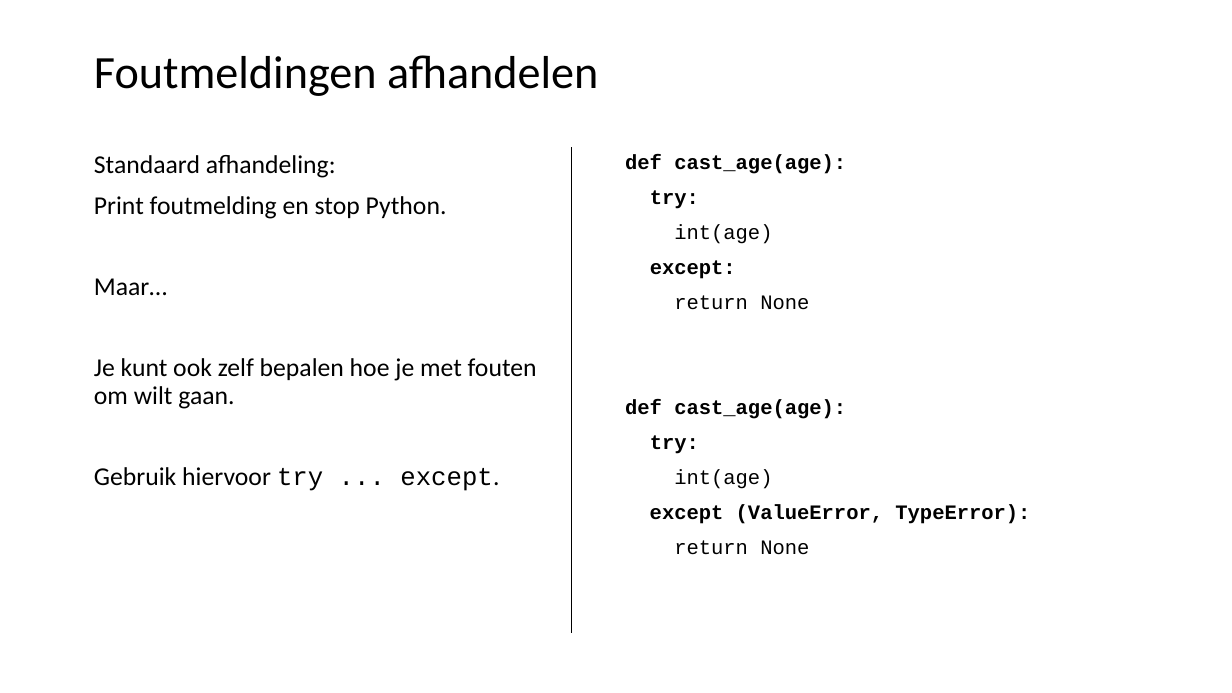
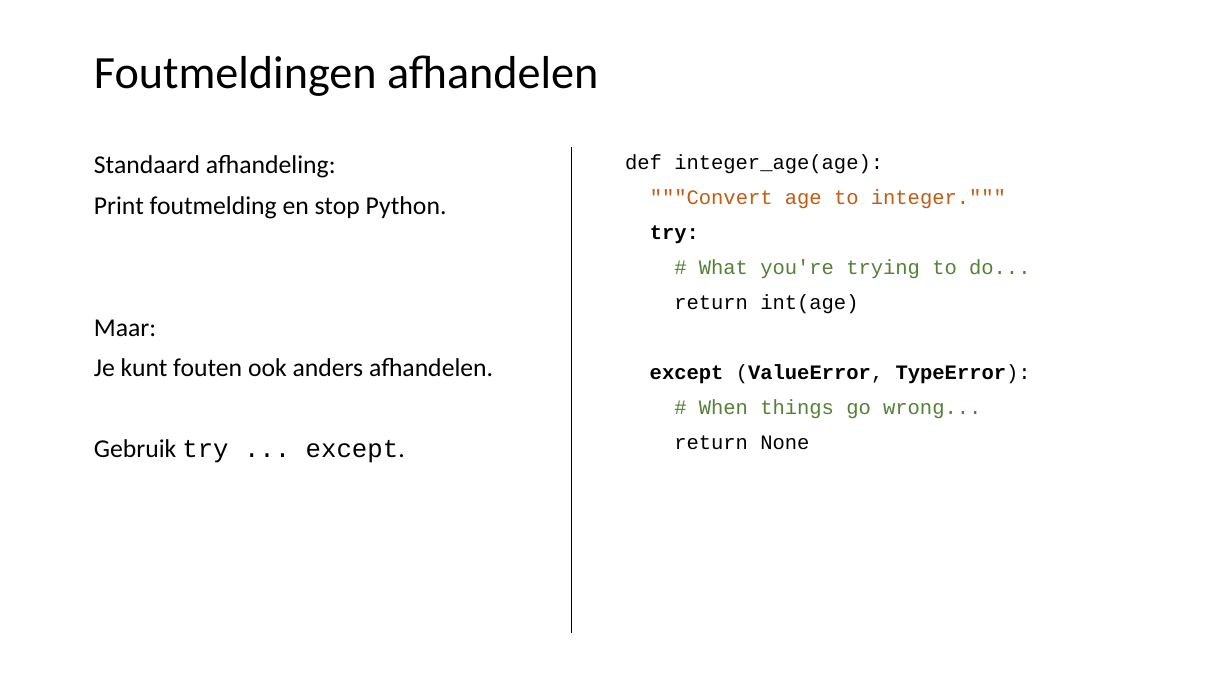
Before and after one commit to LFKoning/knowledge-sharing, a slide deck: slide 41 of python_course/2_production_code/python_cursus_2.pptx. Drawn at 1232x693 pixels with LibreOffice and Linux fonts; fonts in the diff are those of the drawing. Boxes give left, top, right and bottom in pixels: in the first picture for what was removed or moved away, otherwise in the second. Text is boxed around its words. In the diff, an @@ line names an element or a change of style, - is before the commit and + after.

```diff
--- a/python_course/2_production_code/python_cursus_2.pptx
+++ b/python_course/2_production_code/python_cursus_2.pptx
@@ text at box(625, 154, 1006, 209): text changed; text colour #000000 to #C55A11; bold off @@
-def cast_age(age):
+def integer_age(age):
+"""Convert age to integer."""
@@ text at box(650, 259, 1031, 419): text changed; text colour #000000 to #548235 @@
-int(age)
-except:
+# What you're trying to do...
+return int(age)
+except (ValueError, TypeError):
+# When things go wrong...
@@ text at box(94, 319, 493, 463): text changed @@
-Maar…
-Je kunt ook zelf bepalen hoe je met fouten om wilt gaan.
-Gebruik hiervoor try ... except.
+Maar:
+Je kunt fouten ook anders afhandelen.
+Gebruik try ... except.
@@ text at box(625, 399, 1030, 555): paragraphs removed @@
-def cast_age(age):
-try:
-int(age)
-except (ValueError, TypeError):
-return None
```
Also in this commit, not shown: 6 other slides changed.
